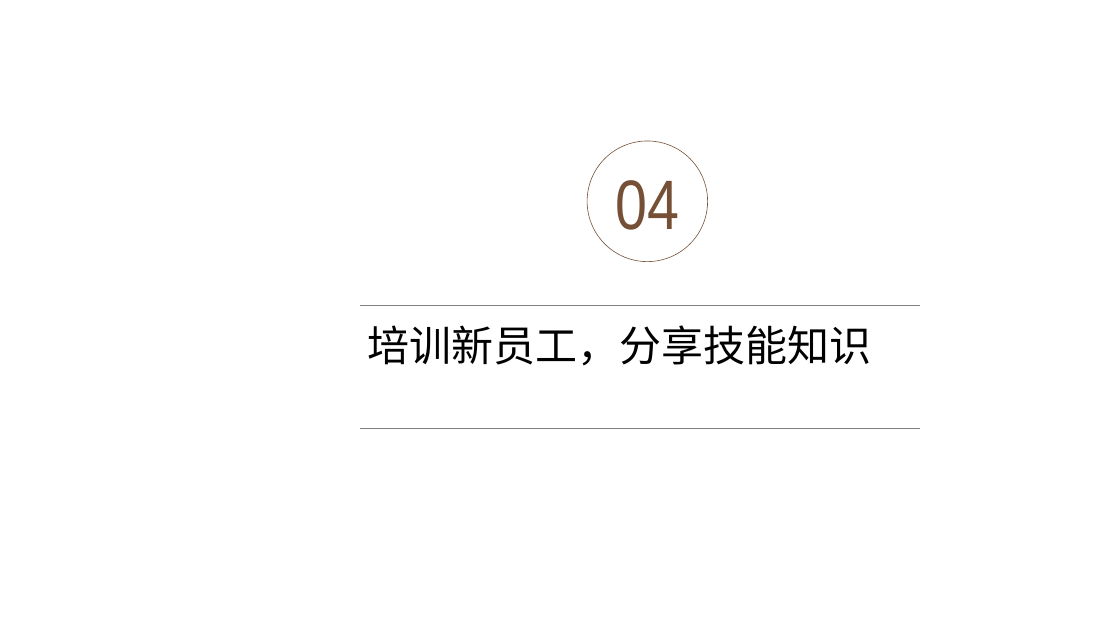
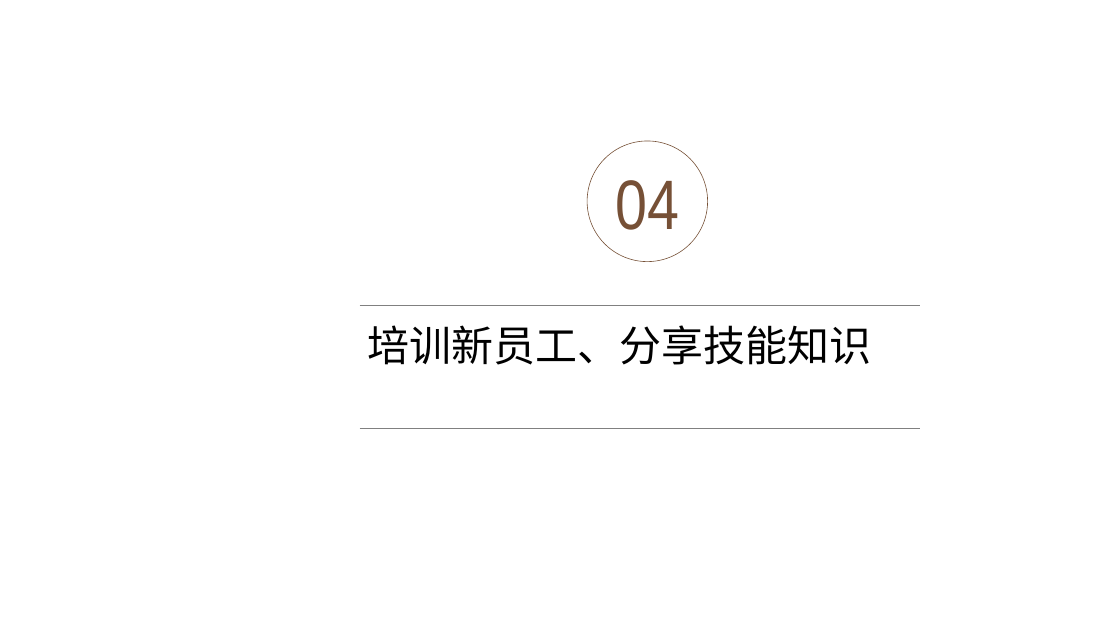
Before and after one commit to yaoyaodu/materials, a slide deck: slide 18 of docs/工具使用篇/绘图截图/PPT/1 素雅简约通用PPT模板.pptx. Drawn at 1120x630 pixels with LibreOffice and Linux fonts; fonts in the diff are those of the drawing; background and template pictures are left out. Boxes give left, top, right and bottom in pixels: in the first picture for what was removed or moved away, otherwise in the second. Text is boxed around its words. In the diff, an @@ line names an element or a change of style, - is before the commit and + after.

```diff
--- a/docs/工具使用篇/绘图截图/PPT/1 素雅简约通用PPT模板.pptx
+++ b/docs/工具使用篇/绘图截图/PPT/1 素雅简约通用PPT模板.pptx
@@ text at (x1=368, y1=325, x2=872, y2=365): text changed @@
-培训新员工，分享技能知识
+培训新员工、分享技能知识
```
Also in this commit, not shown: 16 other slides changed, 7 slides added, 10 slides removed, 6 other files.
